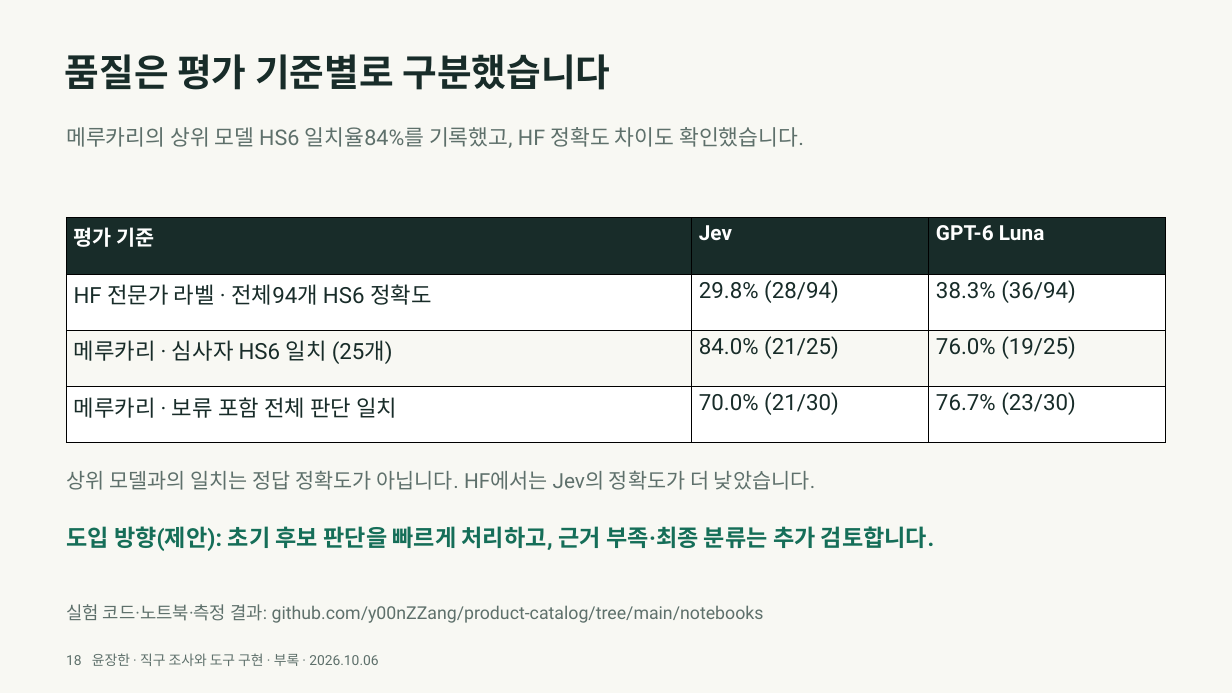
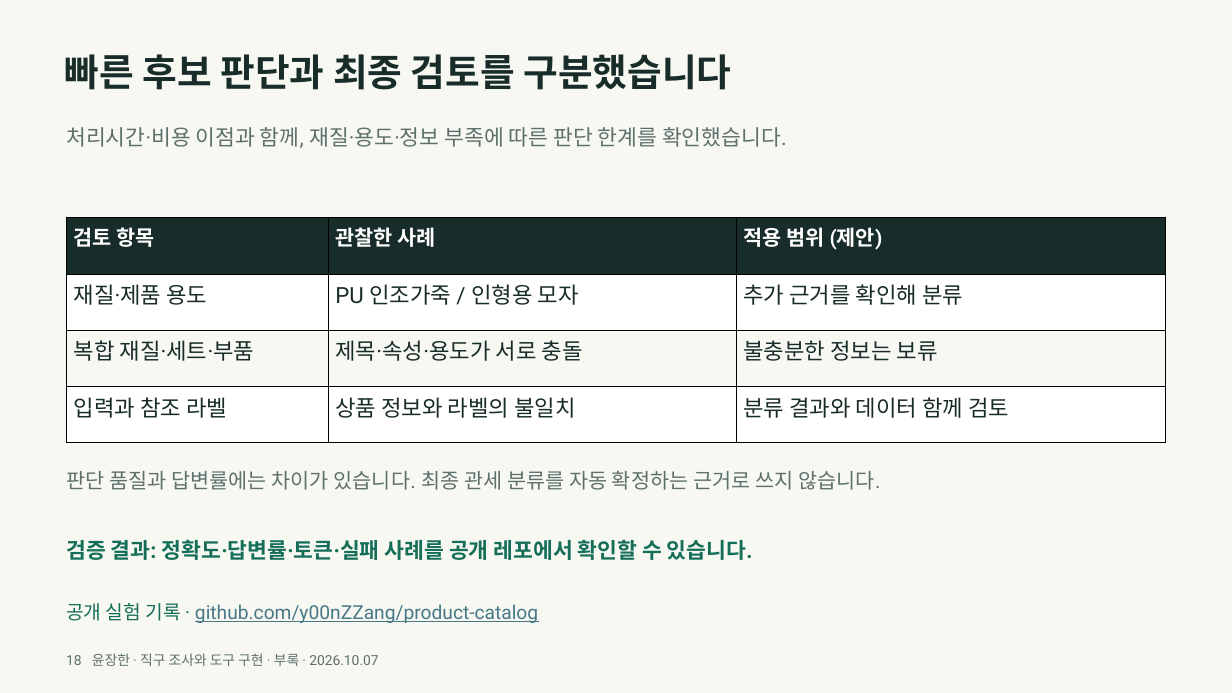
Before and after one commit to y00nZZang/crossborder-purchase-agent, a slide deck: slide 18 of portfolio/crossborder-portfolio.pptx. Drawn at 1232x693 pixels with LibreOffice and Linux fonts; fonts in the diff are those of the drawing. Boxes give left, top, right and bottom in pixels: in the first picture for what was removed or moved away, otherwise in the second. Text is boxed around its words. In the diff, an @@ line names an element or a change of style, - is before the commit and + after.

```diff
--- a/portfolio/crossborder-portfolio.pptx
+++ b/portfolio/crossborder-portfolio.pptx
@@ text at box(65, 54, 732, 90): text changed @@
-품질은 평가 기준별로 구분했습니다
+빠른 후보 판단과 최종 검토를 구분했습니다
@@ text at box(66, 127, 787, 148): text changed @@
-메루카리의 상위 모델 HS6 일치율84%를 기록했고, HF 정확도 차이도 확인했습니다.
+처리시간·비용 이점과 함께, 재질·용도·정보 부족에 따른 판단 한계를 확인했습니다.
@@ table at box(67, 218, 1165, 443) @@
-row 1: 평가 기준 | Jev | GPT-6 Luna
+row 1: 검토 항목 | 관찰한 사례 | 적용 범위 (제안)
-row 2: HF 전문가 라벨 · 전체94개 HS6 정확도 | 29.8% (28/94) | 38.3% (36/94)
+row 2: 재질·제품 용도 | PU 인조가죽 / 인형용 모자 | 추가 근거를 확인해 분류
-row 3: 메루카리 · 심사자 HS6 일치 (25개) | 84.0% (21/25) | 76.0% (19/25)
+row 3: 복합 재질·세트·부품 | 제목·속성·용도가 서로 충돌 | 불충분한 정보는 보류
-row 4: 메루카리 · 보류 포함 전체 판단 일치 | 70.0% (21/30) | 76.7% (23/30)
+row 4: 입력과 참조 라벨 | 상품 정보와 라벨의 불일치 | 분류 결과와 데이터 함께 검토
@@ text at box(66, 470, 880, 490): text changed @@
-상위 모델과의 일치는 정답 정확도가 아닙니다. HF에서는 Jev의 정확도가 더 낮았습니다.
+판단 품질과 답변률에는 차이가 있습니다. 최종 관세 분류를 자동 확정하는 근거로 쓰지 않습니다.
@@ text at box(66, 539, 753, 560): text changed; size 22.5 to 21 pt @@
-도입 방향(제안): 초기 후보 판단을 빠르게 처리하고, 근거 부족·최종 분류는 추가 검토합니다.
+검증 결과: 정확도·답변률·토큰·실패 사례를 공개 레포에서 확인할 수 있습니다.
@@ text at box(66, 603, 538, 623): text changed; size 17.2 to 18.8 pt; text colour #5E706B to #467886 @@
-실험 코드·노트북·측정 결과: github.com/y00nZZang/product-catalog/tree/main/notebooks
+공개 실험 기록 · github.com/y00nZZang/product-catalog
@@ text at box(66, 653, 378, 666): text changed @@
-18 윤장한 · 직구 조사와 도구 구현 · 부록 · 2026.10.06
+18 윤장한 · 직구 조사와 도구 구현 · 부록 · 2026.10.07
```
Also in this commit, not shown: 2 other slides changed, 3 other files.
